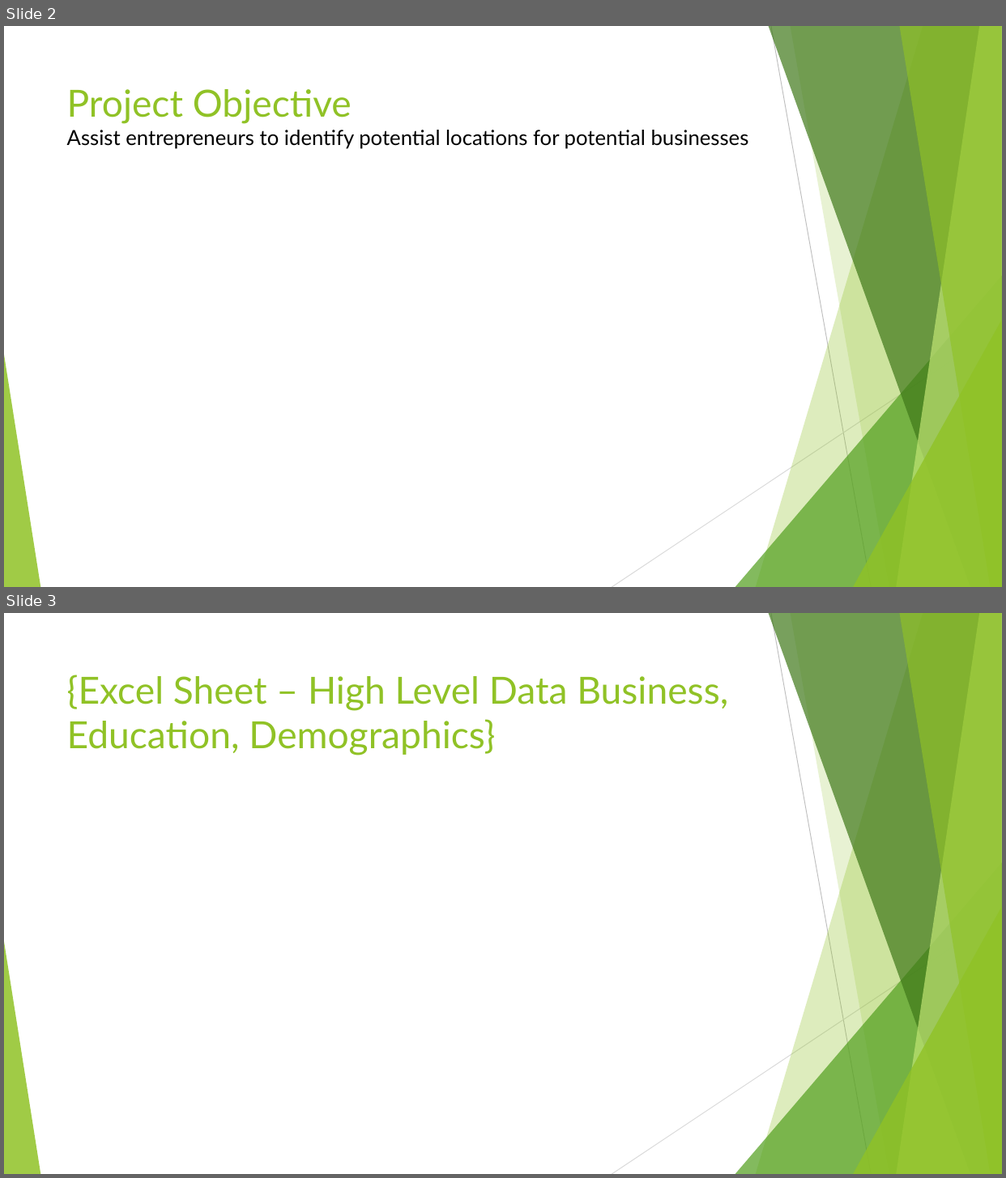
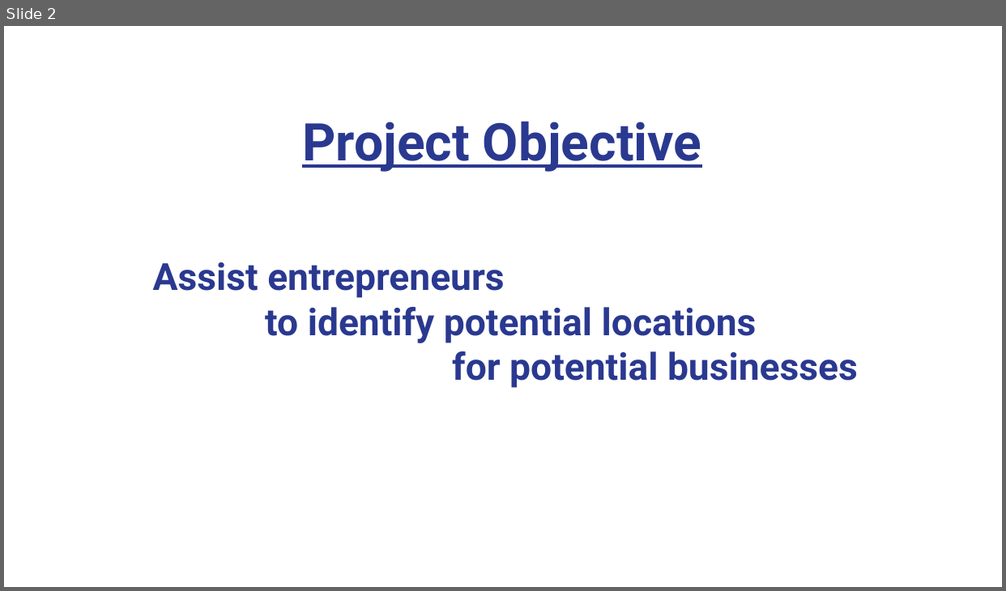
Before and after one commit to Janie228/Entrepreneur_Consultant_1, a slide deck: Doc/Entrepreneurs Research.pptx. Shown one above the other, each under a label of ours: slides 2 and 3 before the commit, slide 2 after it. The pictures are 1006x1178 and 1006x591 pixels, drawn with LibreOffice and Linux fonts; fonts in the diff are those of the drawing; background and template pictures are left out. Boxes give left, top, right and bottom in pixels: in the first picture for what was removed or moved away, otherwise in the second. Text is boxed around its words. In the diff, an @@ line names an element or a change of style, - is before the commit and + after.

```diff
--- a/Doc/Entrepreneurs Research.pptx
+++ b/Doc/Entrepreneurs Research.pptx
@@ slide 3 removed at [4, 613, 1002, 1174], background #FFFFFF; not listed: 10 template elements that a slide beside it also shows @@
@@ title removed at [67, 675, 728, 756] @@
-{Excel Sheet – High Level Data Business, Education, Demographics}
@@ slide 2 changed as well @@
@@ title added at [302, 122, 702, 172], 50 pt, text #2A3990, bold, underline @@
+Project Objective
@@ text at [153, 263, 858, 388]: text changed; size 20 to 36 pt; font Lato to Roboto; text colour #000000 to #2A3990; bold on @@
-Project Objective
-Assist entrepreneurs to identify potential locations for potential businesses
+Assist entrepreneurs
+to identify potential locations
+for potential businesses
@@ group removed at [4, 26, 1002, 587]: 5 freeform shapes, 3 triangles, 2 lines @@
```
Also in this commit, not shown: 3 other slides changed, 14 slides added, 6 other slides removed, 1 other file.
